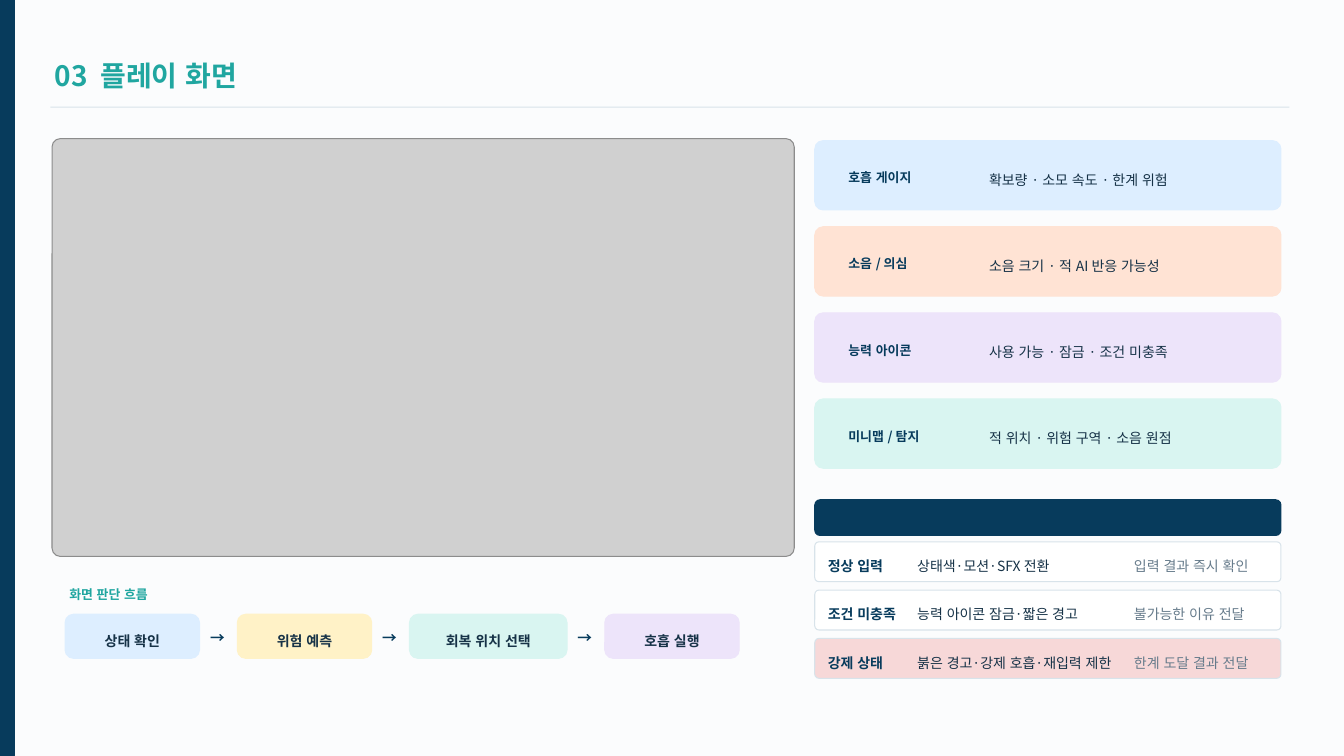
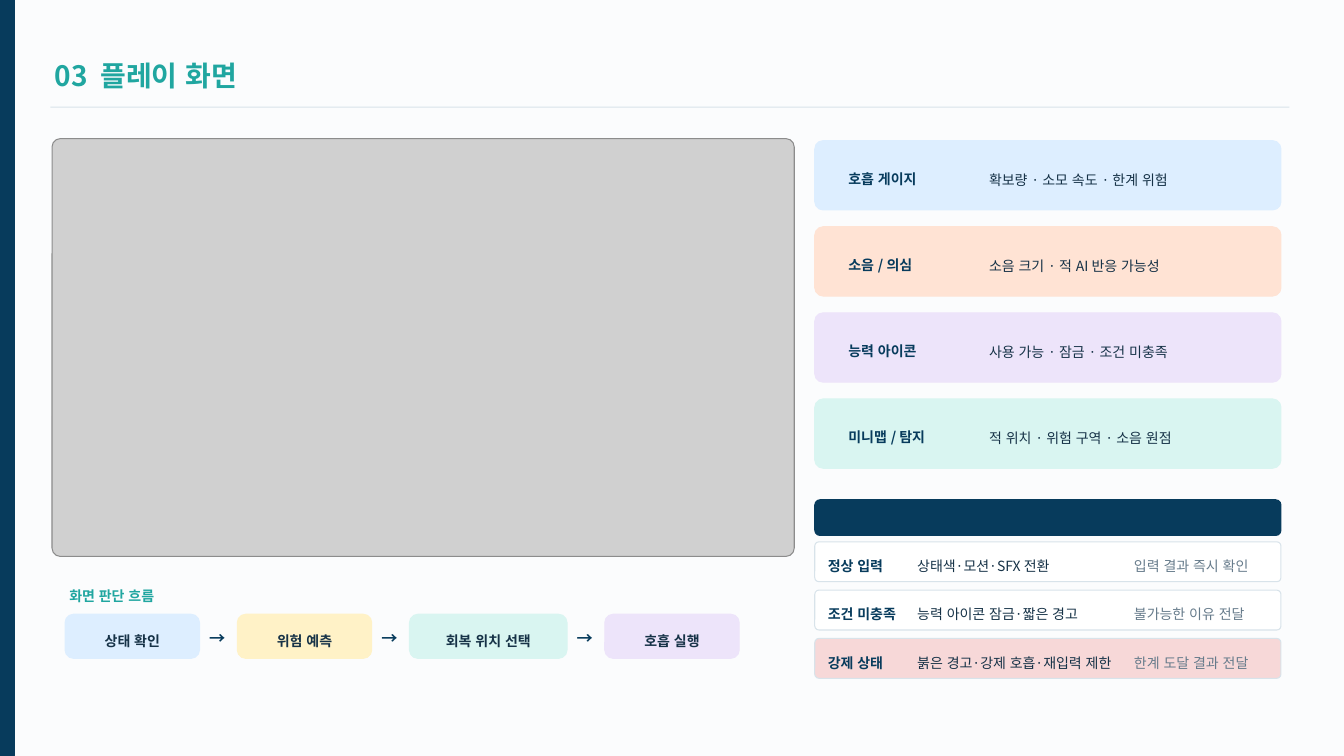
Before and after one commit to ysooj/Gihoek_8, a slide deck: slide 5 of 호흡_시스템_기획문서_최종정리본.pptx. Drawn at 1344x756 pixels with LibreOffice and Linux fonts; fonts in the diff are those of the drawing; grey boxes stand for pictures. Boxes give left, top, right and bottom in pixels: in the first picture for what was removed or moved away, otherwise in the second. Text is boxed around its words. In the diff, an @@ line names an element or a change of style, - is before the commit and + after.

```diff
--- a/호흡_시스템_기획문서_최종정리본.pptx
+++ b/호흡_시스템_기획문서_최종정리본.pptx
@@ size 9.2 to 10 pt; line spacing 1.3 to 1.4 in 5 elements at (848, 172, 917, 186), (848, 258, 913, 272), (848, 344, 917, 358), (848, 430, 925, 444), (69, 589, 154, 603) @@
```
Also in this commit, not shown: 3 other slides changed, 1 slide added.
